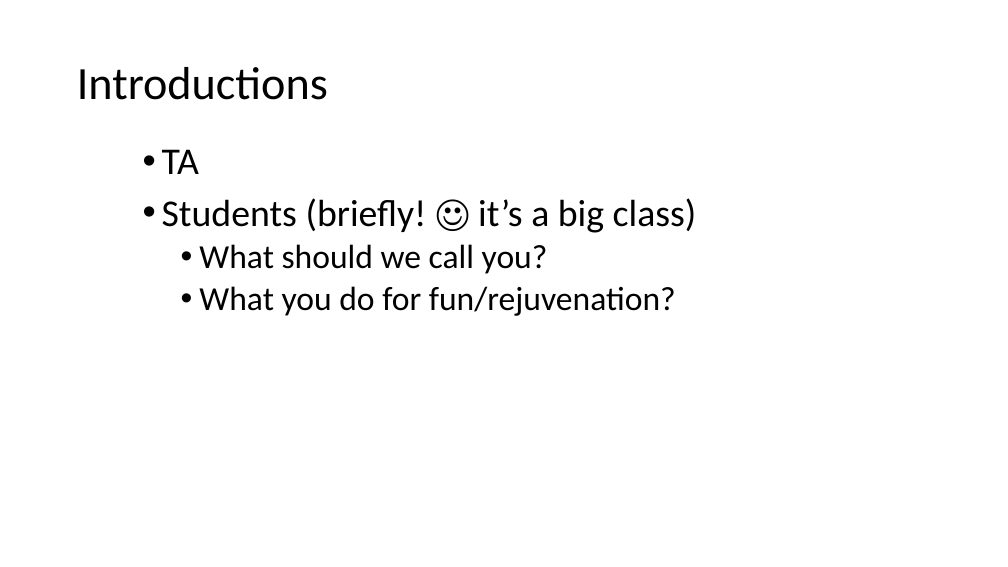
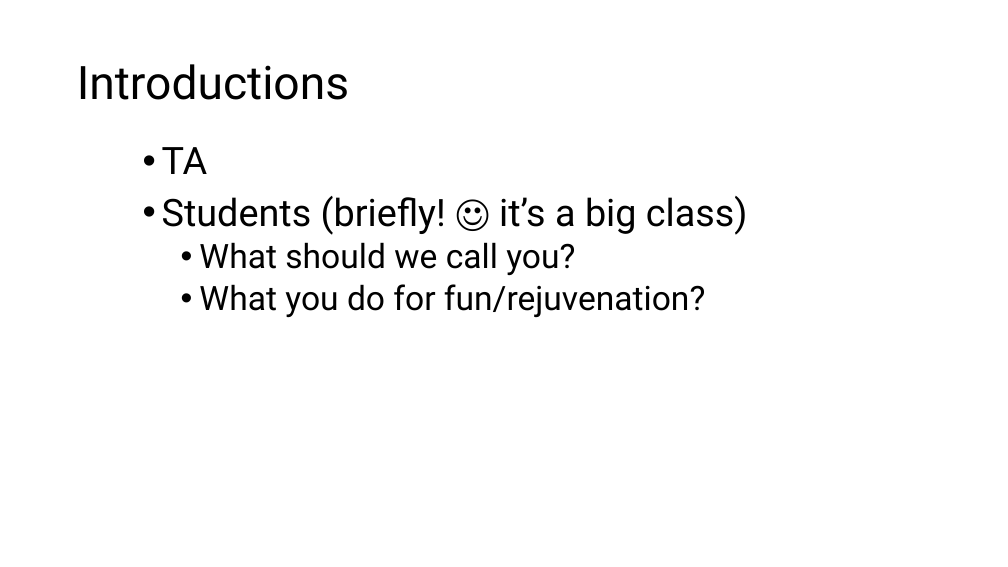
Before and after one commit to RHIT-CSSE/csse220, a slide deck: slide 12 of ClassMaterials/JavaIntro/Slides/Part1-InstructorIntro.pptx (slide 16 before the commit). Drawn at 1008x567 pixels with LibreOffice and Linux fonts; fonts in the diff are those of the drawing. Boxes give left, top, right and bottom in pixels: in the first picture for what was removed or moved away, otherwise in the second. Text is boxed around its words. In the diff, an @@ line names an element or a change of style, - is before the commit and + after.

Commit message:
Update JavaIntro slides for genAI and IntelliJ

```diff
--- a/ClassMaterials/JavaIntro/Slides/Part1-InstructorIntro.pptx
+++ b/ClassMaterials/JavaIntro/Slides/Part1-InstructorIntro.pptx
@@ title "Introductions" at [77, 64, 349, 100]: font Calibri to Roboto @@
@@ text "TA" at [162, 147, 748, 317]: font Calibri to Roboto @@
```
Also in this commit, not shown: 5 other slides changed, 8 slides added, 5 slides removed, 3 other files.
